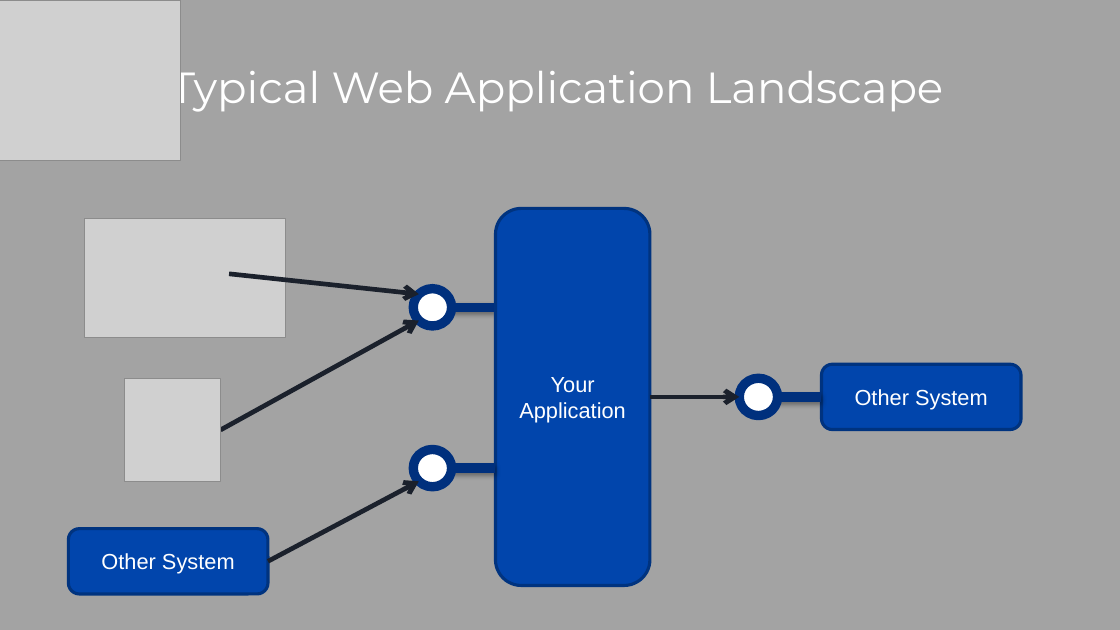
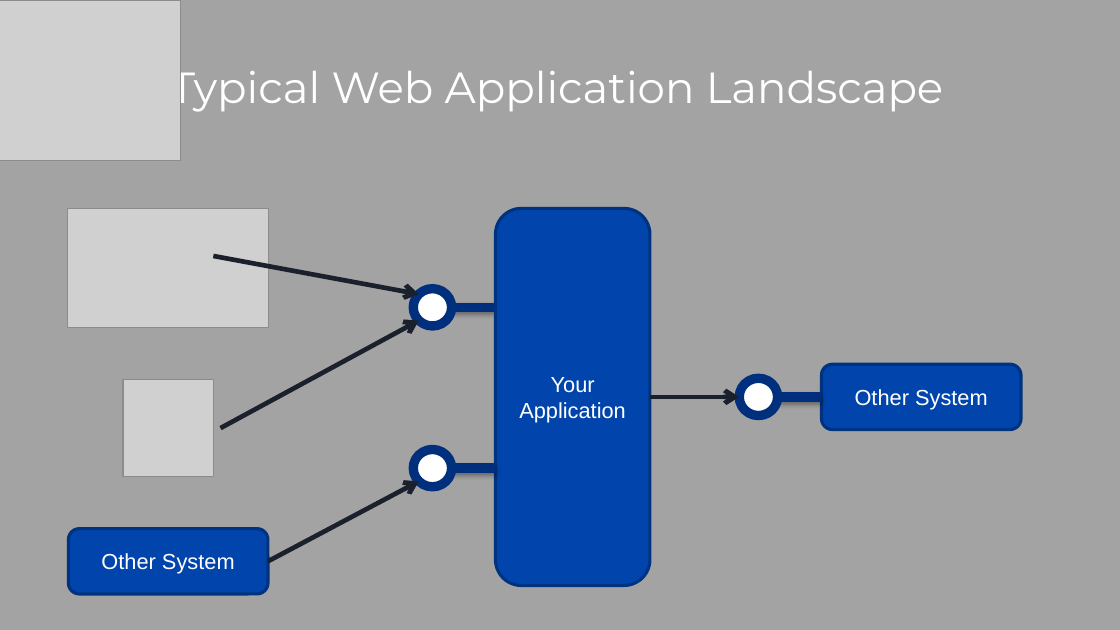
Before and after one commit to dannyflowerz/calendar-aggregator, a slide deck: slide 5 of automated_functional_testing.pptx. Drawn at 1120x630 pixels with LibreOffice and Linux fonts; fonts in the diff are those of the drawing; grey boxes stand for pictures. Boxes give left, top, right and bottom in pixels: in the first picture for what was removed or moved away, otherwise in the second. Text is boxed around its words. In the diff, an @@ line names an element or a change of style, - is before the commit and + after.

Commit message:
slides updated

```diff
--- a/automated_functional_testing.pptx
+++ b/automated_functional_testing.pptx
@@ picture: place and size @@
-picture at [85,218,286,337]
+picture at [67,208,268,327]
@@ arrow moved from (230, 274) - (419, 295) to (213, 256) - (419, 295) @@
@@ picture: place and size @@
-picture at [124,379,220,482]
+picture at [123,380,214,477]
```
